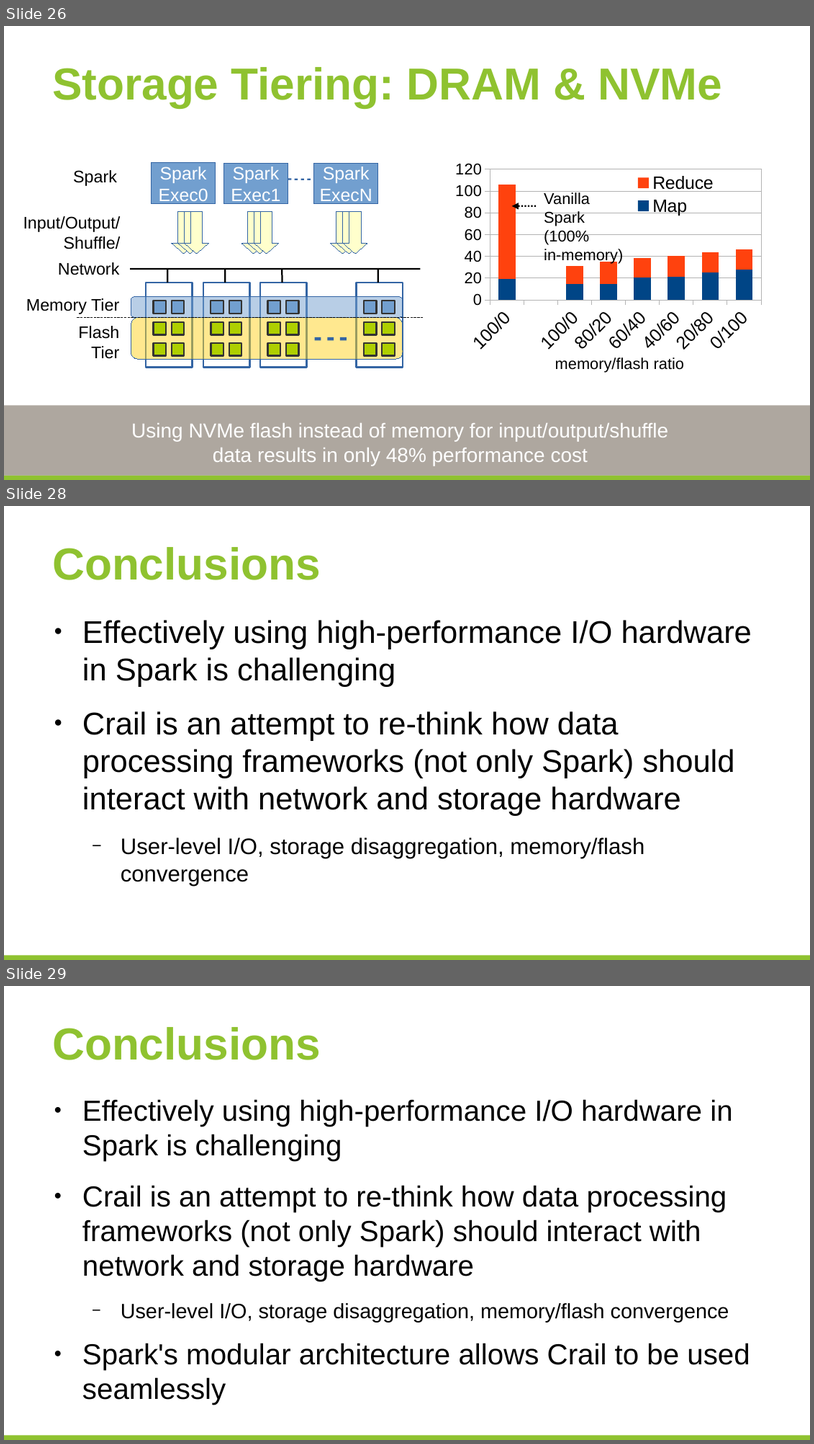
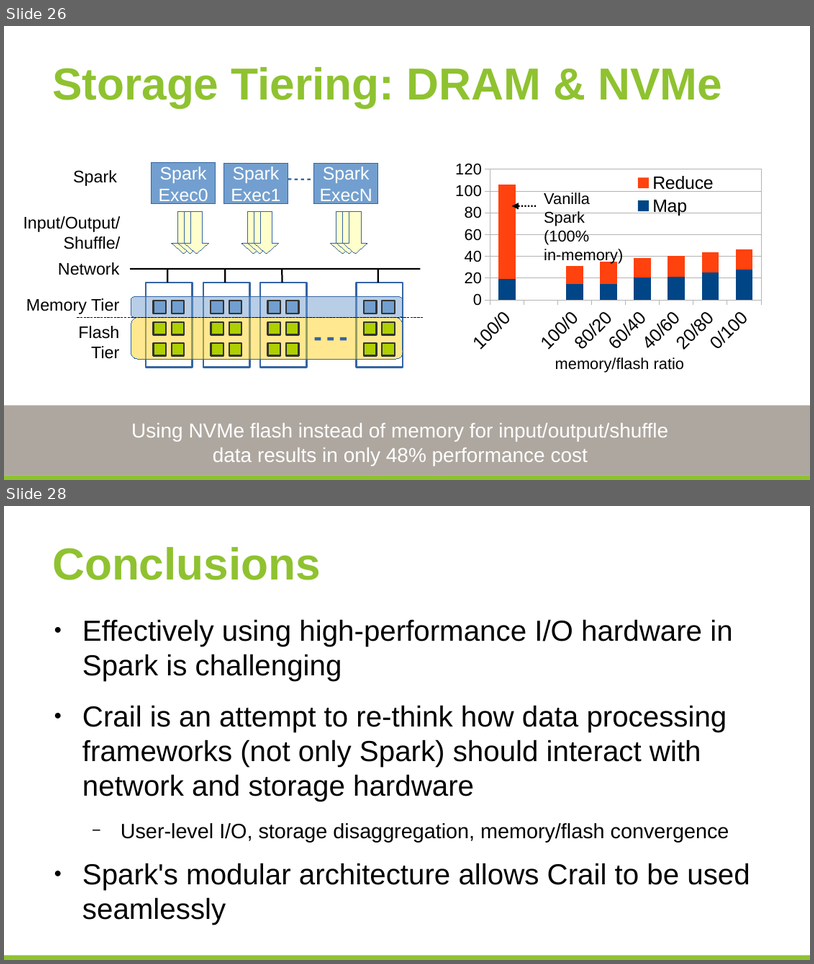
Before and after one commit to huangyibo/spark-summit-17, a slide deck: template.odp. Shown one above the other, each under a label of ours: slides 26, 28 and 29 before the commit, slides 26 and 28 after it; the slides between them are not shown. The pictures are 814x1444 and 814x964 pixels, drawn with LibreOffice and Linux fonts; fonts in the diff are those of the drawing; background and template pictures are left out. Boxes give left, top, right and bottom in pixels: in the first picture for what was removed or moved away, otherwise in the second. Text is boxed around its words. In the diff, an @@ line names an element or a change of style, - is before the commit and + after.

```diff
--- a/template.odp
+++ b/template.odp
@@ slide 28 removed at (x1=4, y1=506, x2=810, y2=960), background #FFFFFF; not listed: 1 template element that a slide beside it also shows @@
@@ title removed at (x1=52, y1=547, x2=321, y2=580) @@
-Conclusions
@@ text removed at (x1=82, y1=620, x2=752, y2=885) @@
-● Effectively using high-performance I/O hardware in Spark is challenging
-● Crail is an attempt to re-think how data processing frameworks (not only Spark) should interact with network and storage hardware
-  − User-level I/O, storage disaggregation, memory/flash convergence
@@ what was slide 29 is now slide 28 @@
```
Also in this commit, not shown: 2 slides changed, 2 other files.
